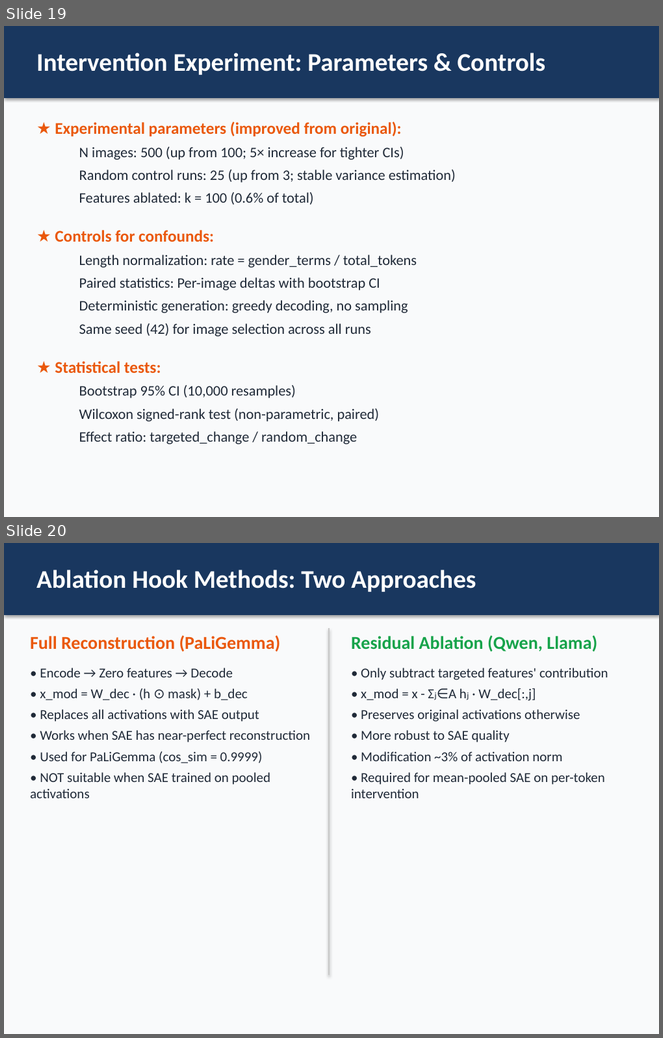
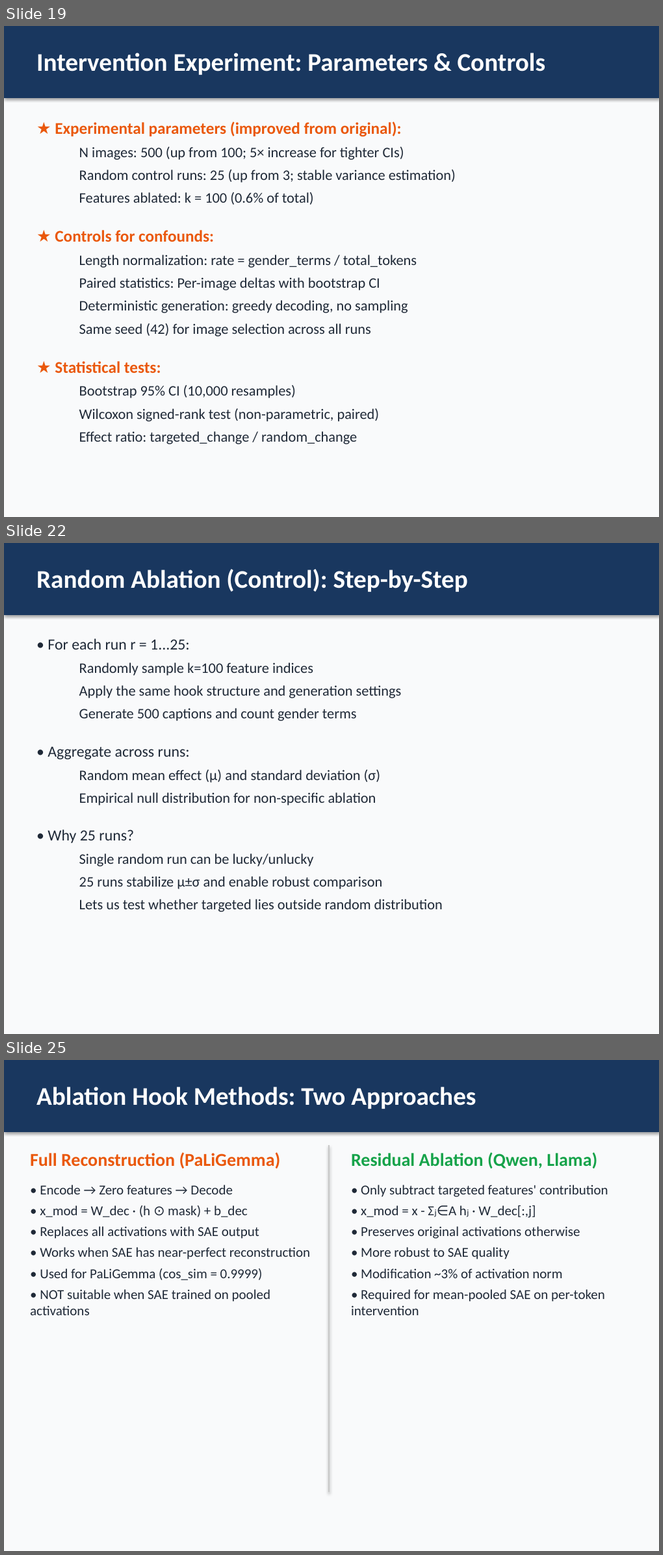
Before and after one commit to nour-mubarak/mechanistic_intrep, a slide deck: sae_captioning_project/presentation/SAE_Gender_Bias_Supervisor_Presentation.pptx. Shown one above the other, each under a label of ours: slides 19 and 20 before the commit, slides 19, 22 and 25 after it; the slides between them are not shown. The pictures are 663x1038 and 663x1555 pixels, drawn with LibreOffice and Linux fonts; fonts in the diff are those of the drawing. Boxes give left, top, right and bottom in pixels: in the first picture for what was removed or moved away, otherwise in the second. Text is boxed around its words. In the diff, an @@ line names an element or a change of style, - is before the commit and + after.

Commit message:
Update subproject commit references to indicate dirty state; enhance presentation content and structure for clarity in intervention experiment design

```diff
--- a/sae_captioning_project/presentation/SAE_Gender_Bias_Supervisor_Presentation.pptx
+++ b/sae_captioning_project/presentation/SAE_Gender_Bias_Supervisor_Presentation.pptx
@@ slide 22 added at (x1=4, y1=543, x2=659, y2=1034), background #F9FAFB @@
@@ rectangle added at (x1=4, y1=543, x2=659, y2=615), fill #19375F @@
@@ text added at (x1=36, y1=569, x2=468, y2=592), 28 pt, text #FFFFFF, bold @@
+Random Ablation (Control): Step-by-Step
@@ text added at (x1=48, y1=639, x2=443, y2=912), 16 pt, text #1F2937 @@
+• For each run r = 1...25:
+  Randomly sample k=100 feature indices
+  Apply the same hook structure and generation settings
+  Generate 500 captions and count gender terms
+• Aggregate across runs:
+  Random mean effect (μ) and standard deviation (σ)
+  Empirical null distribution for non-specific ablation
+• Why 25 runs?
+  Single random run can be lucky/unlucky
+  25 runs stabilize μ±σ and enable robust comparison
+  Lets us test whether targeted lies outside random distribution
@@ what was slide 20 is now slide 25 @@
```
Also in this commit, not shown: 4 other slides added, 4 other files.
